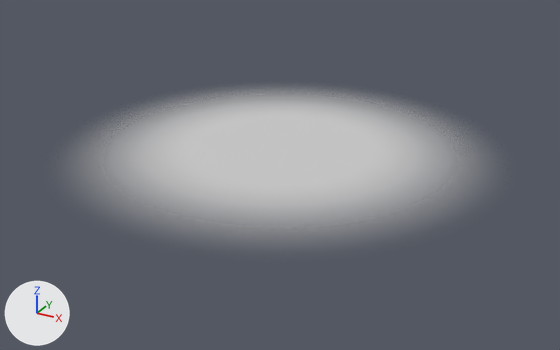
Before and after pictures for a commit that changed the glTF model package/examples/model-viewer/floor.glb.
Before and after are seen from a camera (50 mm lens) standing at (1.43, -2.6, 1.175) and looking at (0.022, -0.04, -0.105). Every picture has the same lights, and +X, +Y and +Z are marked at lower left. The first picture is the older version.

Objects in the first picture: 'Floor'.
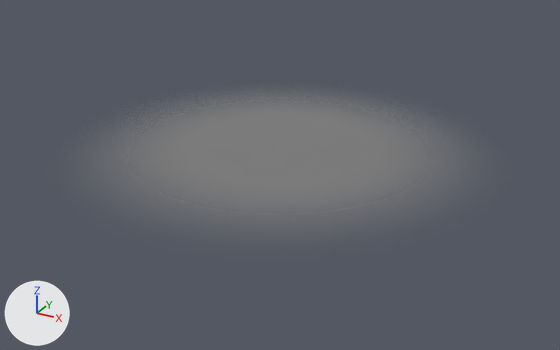
Changed parts and their boxes [x1, y1, x2, y2] in the pictures (560 x 350 px):
'Floor', recoloured, surface changed (darker): [119, 98, 441, 219] in both

Diff of the bpy script that builds the scene:
```diff
--- a/package/examples/model-viewer/floor.glb.py
+++ b/package/examples/model-viewer/floor.glb.py
@@ mat_floor @@
 mat_floor = principled_material('Floor')
-mat_floor.base_color = (0.6, 0.6, 0.6)  # light grey #cbcbcb
+mat_floor.base_color = (0.2, 0.2, 0.2)  # grey #7c7c7c
 mat_floor.roughness = 0.9
@@ mat_floorrim @@
 n2 = _N.new('ShaderNodeMix'); n2.name = 'Mix'
 n2.inputs[0].default_value = 1.0  # 'Factor'
-n2.inputs[7].default_value = (0.6, 0.6, 0.6, 1.0)  # 'B', light grey #cbcbcb
+n2.inputs[7].default_value = (0.2, 0.2, 0.2, 1.0)  # 'B', grey #7c7c7c
 n3 = _N.new('ShaderNodeTexImage'); n3.name = 'Image Texture'
```
